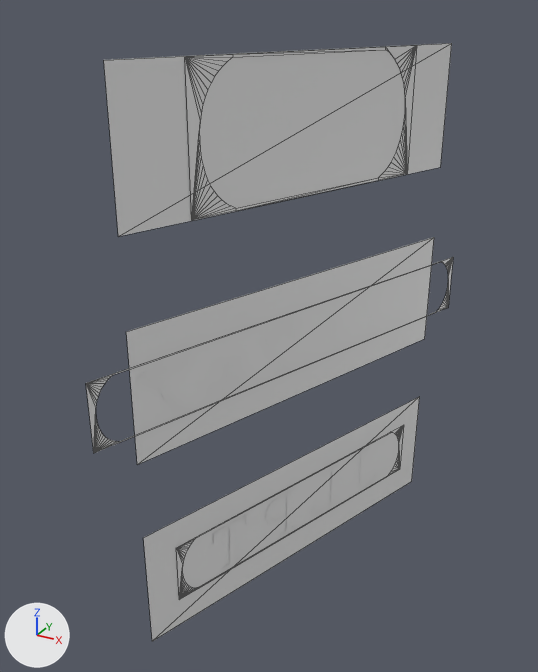
Before and after pictures for a commit that changed the glTF model static/models/Gamen/gamen_009bis.glb.
Rendered twice from a 50 mm camera at (8.716, -0.499, 1.726) aimed at (8.186, 0.467, 1.243). The axes (+X, +Y, +Z) are drawn at lower left. The lights are the same throughout. Mesh edges are drawn as thin lines on the coarser meshes. Vertices at the same position are counted once.

The first picture shows '[buttonHitboxHon]', '[buttonHitboxJLPT]', '[buttonHitboxSoftwares]', '[honFrame]', '[jlptFrame]', '[jlpt]', '[softwaresFrame]', '[softwares]'.
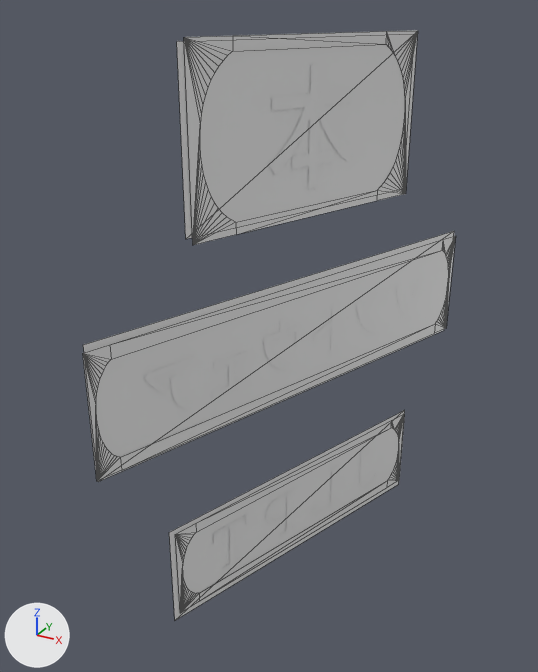
Boxes [x1, y1, x2, y2] around the edits, measured in the pictures (538 x 672 px):
```json
{"object": "[buttonHitboxHon]", "change": "moved, rescaled", "before": [104, 43, 452, 237], "after": [177, 41, 405, 239], "on screen": "34% narrower"}
{"object": "[buttonHitboxSoftwares]", "change": "rescaled", "before": [126, 237, 434, 465], "after": [83, 231, 454, 482], "on screen": "20% wider, 10% taller"}
{"object": "[buttonHitboxJLPT]", "change": "rescaled", "before": [144, 397, 419, 641], "after": [169, 410, 405, 620], "on screen": "14% narrower, 14% shorter"}
{"object": "[honFrame]", "change": "reshaped, moved, rescaled", "before": [185, 45, 417, 220], "after": [184, 30, 418, 245], "on screen": "23% taller"}
{"object": "[softwaresFrame]", "change": "reshaped, moved, rescaled", "before": [86, 257, 453, 453], "after": [83, 236, 456, 481], "on screen": "25% taller"}
{"object": "[jlptFrame]", "change": "unchanged, uncovered by the edit", "before": [176, 426, 403, 600], "after": [175, 414, 404, 613]}
{"object": "[hon]", "change": "unchanged, uncovered by the edit", "after": [269, 64, 354, 189]}
```

Edits to the scene script, one JSON object a line:
```json
{"block": "me_text_123", "where": "me_text_123.from_pydata(...)  # 58 vertices, 58 faces; spans x 0.0324..0.1401, y -0.0042..0.0441, z 0.0"}
{"block": "me_text_123", "where": "# used by ob_honframe; parent = ob_009; location = (5.583, -8.006, 0.555); rotation_euler = (0.0, 3.132, 0.0), in degrees (0, 179, 0); scale = (63.3, 83.6, 422.0)"}
{"block": "me_text_123", "where": "# before: 1 (0.1222, -0.0042, 0.0) at pixel (235, 210), 2 (0.1401, -0.0042, 0.0) at pixel (191, 220), 3 (0.1401, 0.0441, 0.0) at pixel (184, 56), 4 (0.1222, 0.0441, 0.0) at pixel (232, 54), 54 (0.0504, 0.0441, 0.0) at pixel (385, 46)"}
{"block": "me_text_123", "where": "# before: 55 (0.0324, 0.0441, 0.0) at pixel (416, 45), 56 (0.0324, -0.0042, 0.0) at pixel (407, 173), 57 (0.0504, -0.0042, 0.0) at pixel (378, 180)"}
{"block": "me_text_123", "change": "me_text_123 part 1"}
{"op": "add", "block": "me_text_123", "code": "for i in [1, 2, 56, 57]: me_text_123.vertices[i].co += Vector((0.0, -0.0029, 0.0))"}
{"op": "add", "block": "me_text_123", "code": "for i in [3, 4, 54, 55]: me_text_123.vertices[i].co += Vector((0.0, 0.0029, 0.0))"}
{"block": "me_text_124", "where": "me_text_124.from_pydata(...)  # 58 vertices, 58 faces; spans x 0.032..0.397, y -0.004..0.044, z 0.0"}
{"block": "me_text_124", "where": "# used by ob_softwaresframe; parent = ob_009; location = (7.043, -13.87, 0.583); rotation_euler = (0.0, 3.132, 0.0), in degrees (0, 179, 0); scale = (32.7, 43.2, 218.0)"}
{"block": "me_text_124", "where": "# before: 1 (0.379, -0.004, 0.0) at pixel (119, 442), 2 (0.397, -0.004, 0.0) at pixel (93, 453), 3 (0.397, 0.044, 0.0) at pixel (85, 383), 4 (0.379, 0.044, 0.0) at pixel (112, 373), 54 (0.05, 0.044, 0.0) at pixel (441, 261)"}
{"block": "me_text_124", "where": "# before: 55 (0.032, 0.044, 0.0) at pixel (453, 256), 56 (0.032, -0.004, 0.0) at pixel (448, 307), 57 (0.05, -0.004, 0.0) at pixel (436, 312)"}
{"block": "me_text_124", "change": "me_text_124 part 2"}
{"op": "add", "block": "me_text_124", "code": "for i in [1, 2, 56, 57]: me_text_124.vertices[i].co += Vector((0.0, -0.006, 0.0))"}
{"op": "add", "block": "me_text_124", "code": "for i in [3, 4, 54, 55]: me_text_124.vertices[i].co += Vector((0.0, 0.006, 0.0))"}
{"op": "set", "path": "ob_buttonhitboxhon.location", "old": "(0.0, -6.351, 0.61)", "new": "(0.0, -6.413, 0.61)"}
{"op": "set", "path": "ob_buttonhitboxhon.scale", "old": "(4.96, 2.04, 1.0)", "new": "(3.44, 2.43, 1.0)"}
{"op": "set", "path": "ob_buttonhitboxjlpt.scale", "old": "(4.96, 2.04, 1.0)", "new": "(4.28, 1.76, 0.863)"}
{"op": "set", "path": "ob_buttonhitboxsoftwares.scale", "old": "(4.96, 2.04, 1.0)", "new": "(5.9, 2.04, 1.0)"}
{"op": "set", "path": "ob_honframe.location", "old": "(5.583, -8.006, 0.555)", "new": "(5.583, -8.366, 0.555)"}
{"op": "set", "path": "ob_honframe.scale", "old": "(63.3, 83.6, 422.0)", "new": "(63.3, 95.3, 422.0)"}
{"op": "set", "path": "ob_softwaresframe.location", "old": "(7.043, -13.87, 0.583)", "new": "(7.043, -14.31, 0.583)"}
{"op": "set", "path": "ob_softwaresframe.scale", "old": "(32.7, 43.2, 218.0)", "new": "(32.7, 64.0, 218.0)"}
```
